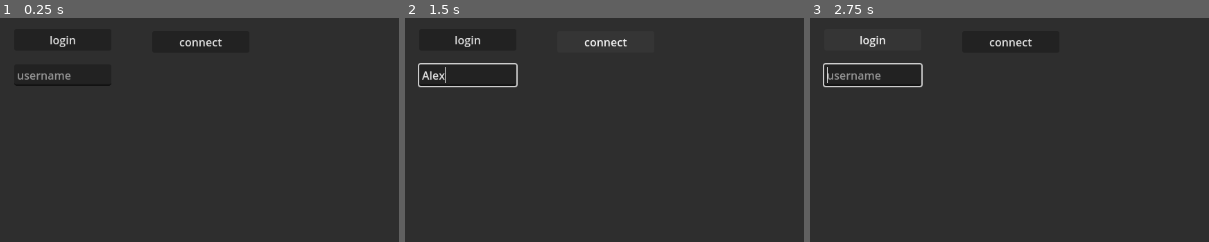
Above: before the commit, frames 1-3 (left to right).
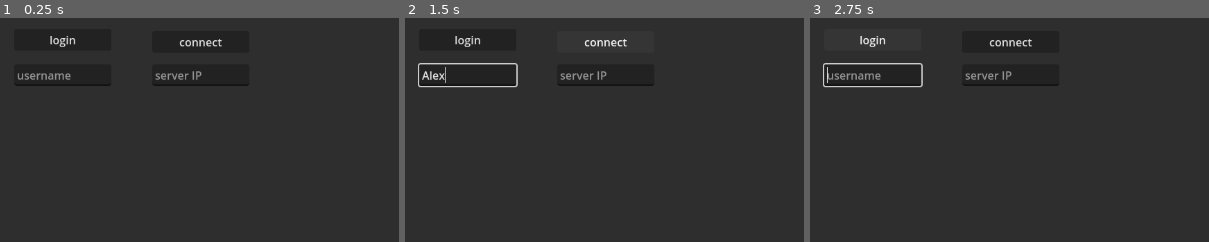
Above: after the commit, the same moments.

Repository: PiotrW01/ChatApp
Game: Godot game, scene res://main.tscn
Two runs of this game, one before a commit and one after it. Both use one fixed random seed, a clock stepped at 60 frames per second and the inputs below.
Inputs (mouse positions are % of the whole screen's width and height, from its top left):
- Up to frame 1 (0.25 s): no input
- Up to frame 2 (1.5 s): click (60, 98) at 0.52 s; type "Alex" at 0.6 s; click (53, 13) at 0.75 s; type "Alex" at 0.83 s; click "connect" at 1.25 s
- Up to frame 3 (2.75 s): click "login" at 2 s
The pictures show only the part of the screen within x 45-95%, y 0-50%; the shares and areas given below are measured in that part.

The runs differ from the first frame. In frame 1, 0.3% of the frame differs, in the area x 38-62%, y 23-31%; in frame 2, 0.3%; in frame 3, 0.3%.

Commit message:
Glitch support and dynamic server IP

Diff:
--- /dev/null
+++ b/GodotClient/aaa.tscn
@@ -0,0 +1,22 @@
+[gd_scene format=3 uid="uid://dk4ueovdpdv4i"]
+
+[node name="Control" type="ColorRect"]
+clip_contents = true
+offset_right = 200.0
+offset_bottom = 40.0
+color = Color(0.136826, 0.136826, 0.136826, 1)
+
+[node name="CenterContainer" type="CenterContainer" parent="."]
+layout_mode = 1
+anchors_preset = 15
+anchor_right = 1.0
+anchor_bottom = 1.0
+grow_horizontal = 2
+grow_vertical = 2
+
+[node name="RichTextLabel" type="RichTextLabel" parent="CenterContainer"]
+layout_mode = 2
+text = "hiiiiaaaaaaaaaaaaaa"
+fit_content = true
+scroll_active = false
+autowrap_mode = 0
--- a/GodotClient/main.gd
+++ b/GodotClient/main.gd
@@ -4,7 +4,7 @@
 var displayedUserScene = preload("res://displayed_user.tscn")
 
 var socket = WebSocketPeer.new()
-const URL = "ws://localhost:3000"
+var URL = "wss://"
 var json = JSON.new()
 
 var session_id = ""
@@ -15,6 +15,7 @@
 @onready var text_input = %TextInput
 
 func _ready():
+	socket.handshake_headers = ['user-agent: Mozilla']
 	set_process(false)
 
 func _process(delta):
@@ -85,6 +86,8 @@
 	print(socket.get_ready_state())
 	if socket.get_ready_state() != WebSocketPeer.STATE_CLOSED:
 		return
+	URL += $CanvasLayer/Control/LineEdit2.text
+	$CanvasLayer/Control/LineEdit2.text = ""
 	socket.connect_to_url(URL)
 	set_process(true)
 
--- a/GodotClient/main.tscn
+++ b/GodotClient/main.tscn
@@ -120,6 +120,14 @@
 offset_bottom = 98.0
 placeholder_text = "username"
 
+[node name="LineEdit2" type="LineEdit" parent="CanvasLayer/Control"]
+layout_mode = 0
+offset_left = 740.0
+offset_top = 67.0
+offset_right = 880.0
+offset_bottom = 98.0
+placeholder_text = "server IP"
+
 [connection signal="text_submitted" from="CanvasLayer/Control/PanelContainer/SplitContainer/VBoxContainer/TextInput" to="." method="_on_message_submitted"]
 [connection signal="button_down" from="CanvasLayer/Control/disconnect" to="." method="_on_disconnect_button_down"]
 [connection signal="button_down" from="CanvasLayer/Control/login" to="." method="_on_login_button_down"]
